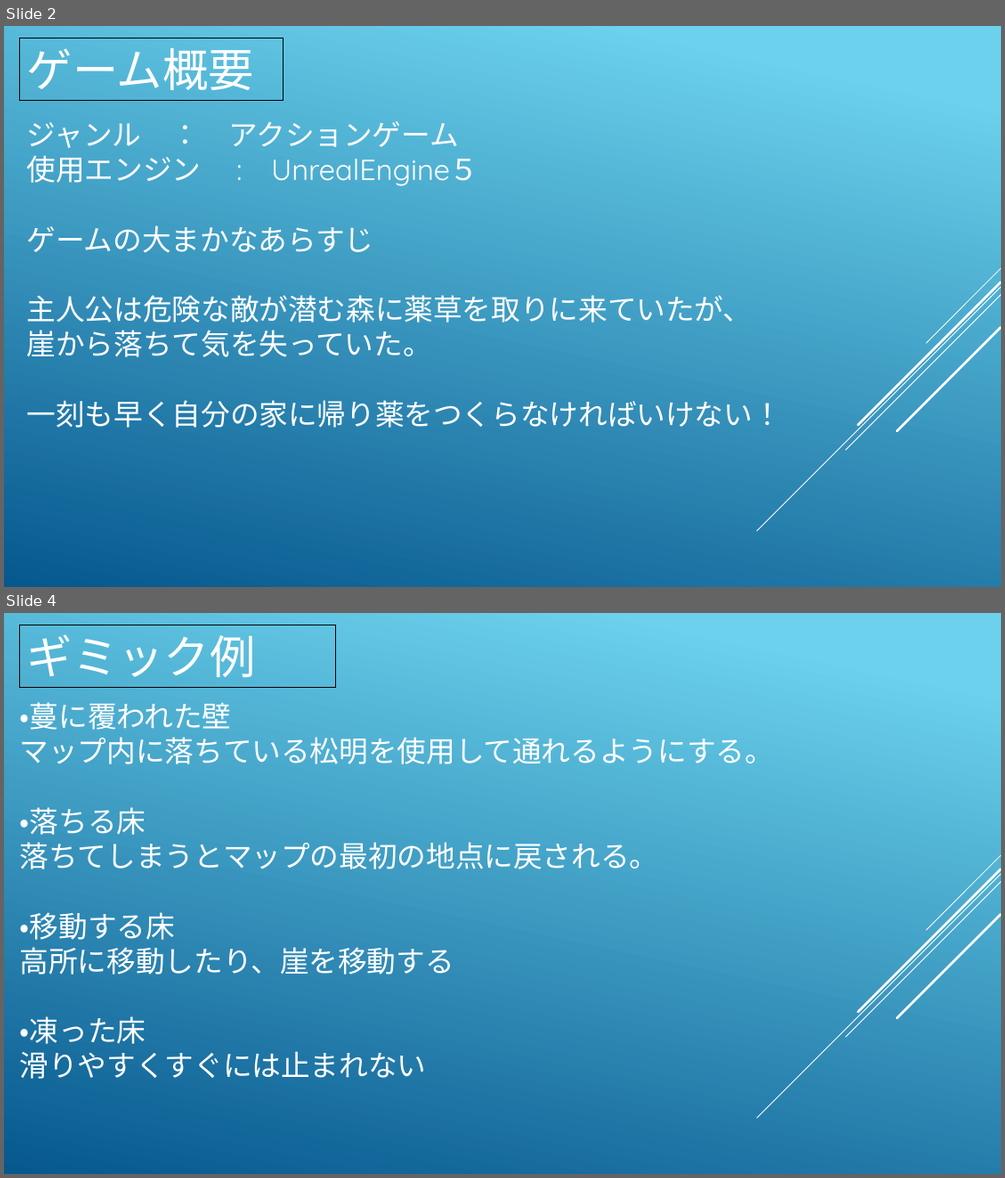
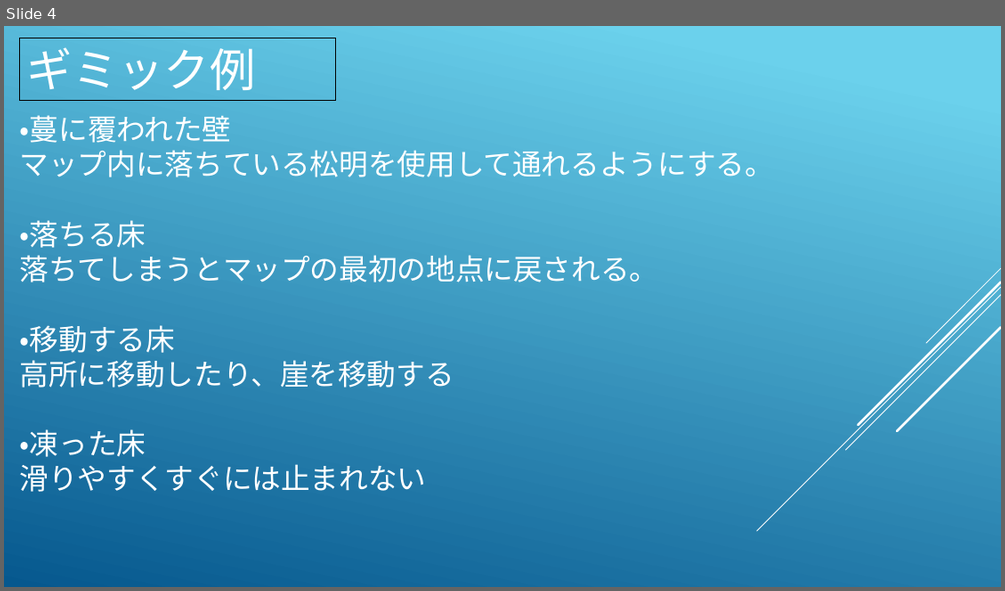
Before and after one commit to KawanoTakumi/2B-Team, a slide deck: Back To Home.pptx. Shown one above the other, each under a label of ours: slides 2 and 4 before the commit, slide 4 after it; the slides between them are not shown. The pictures are 1005x1178 and 1005x591 pixels, drawn with LibreOffice and Linux fonts; fonts in the diff are those of the drawing. Boxes give left, top, right and bottom in pixels: in the first picture for what was removed or moved away, otherwise in the second. Text is boxed around its words. In the diff, an @@ line names an element or a change of style, - is before the commit and + after.

```diff
--- a/Back To Home.pptx
+++ b/Back To Home.pptx
@@ slide 2 removed at box(4, 26, 1001, 587), background gradient #6ED2EB to #06588E; not listed: 5 template elements that a slide beside it also shows @@
@@ rectangle removed at box(20, 38, 283, 101) @@
-ゲーム概要
@@ text removed at box(27, 121, 782, 427) @@
-ジャンル ： アクションゲーム
-使用エンジン : UnrealEngine５
-ゲームの大まかなあらすじ
-主人公は危険な敵が潜む森に薬草を取りに来ていたが、
-崖から落ちて気を失っていた。
-一刻も早く自分の家に帰り薬をつくらなければいけない！
```
Also in this commit, not shown: 3 slides changed, 1 slide added, 26 other files.
